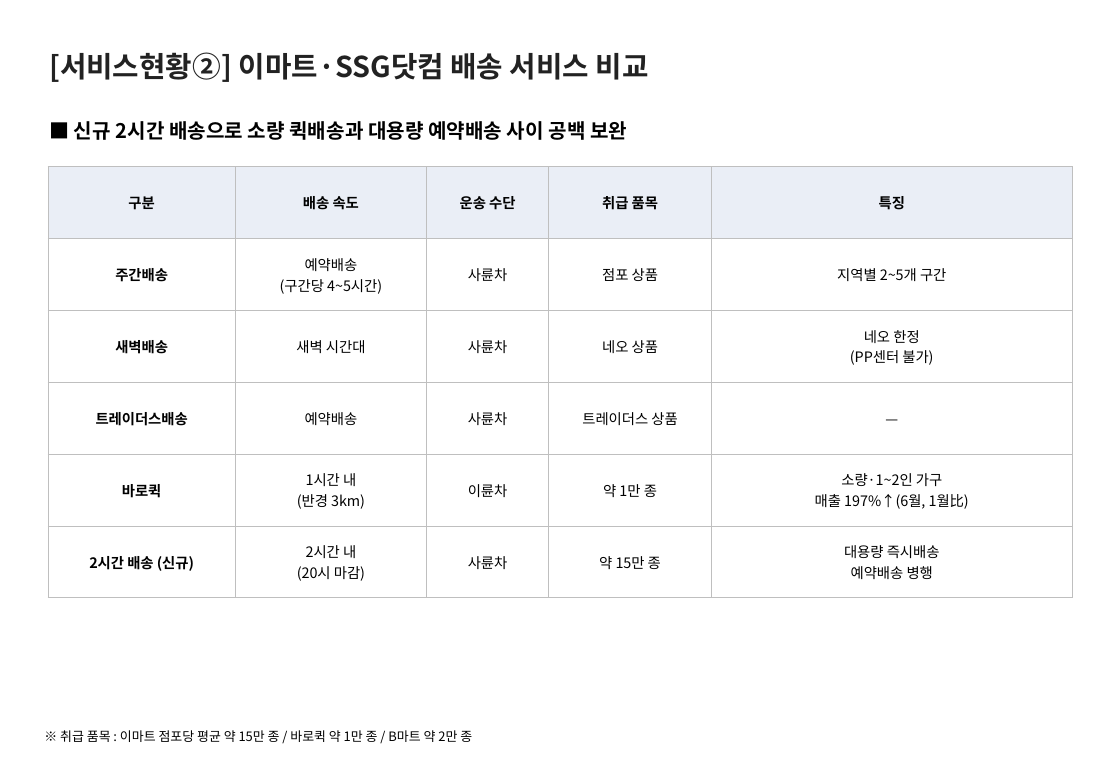
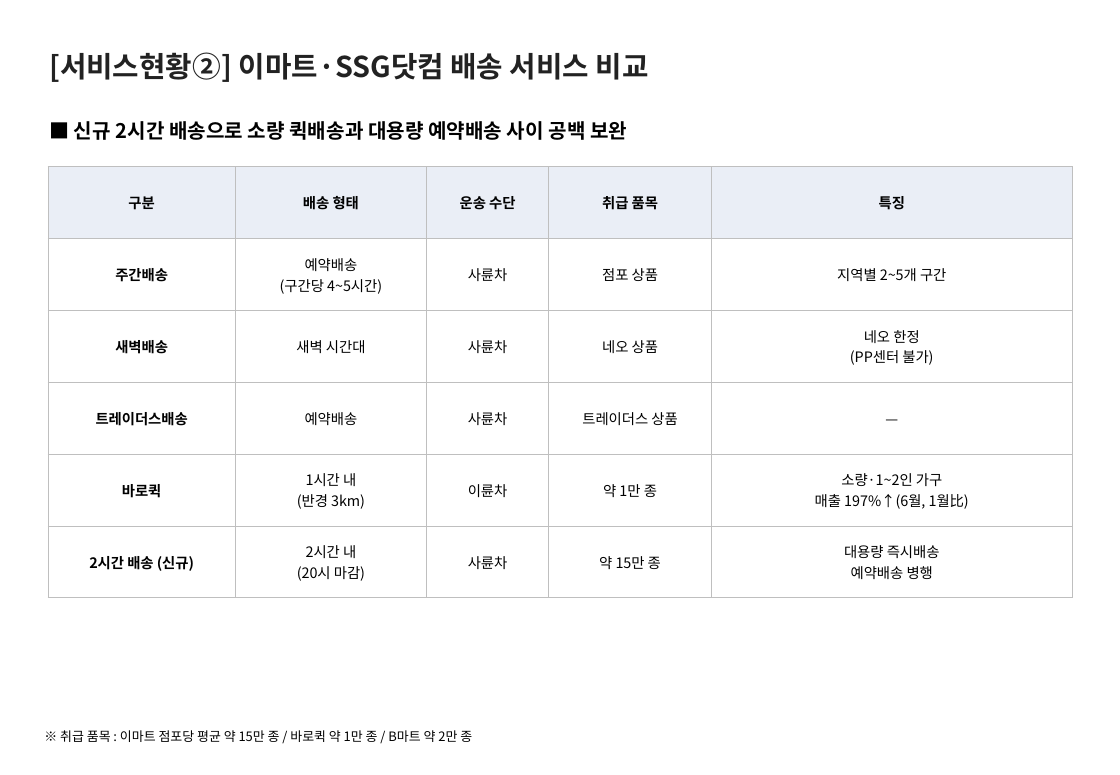
Before and after one commit to avoseed/web1, a slide deck: slide 4 of reports/ssg-delivery-report.pptx. Drawn at 1120x775 pixels with LibreOffice and Linux fonts; fonts in the diff are those of the drawing. Boxes give left, top, right and bottom in pixels: in the first picture for what was removed or moved away, otherwise in the second. Text is boxed around its words. In the diff, an @@ line names an element or a change of style, - is before the commit and + after.

```diff
--- a/reports/ssg-delivery-report.pptx
+++ b/reports/ssg-delivery-report.pptx
@@ table at bbox=[48, 167, 1071, 598] @@
-row 1, column 2: 배송 속도
+row 1, column 2: 배송 형태
```
Also in this commit, not shown: 4 other files.
